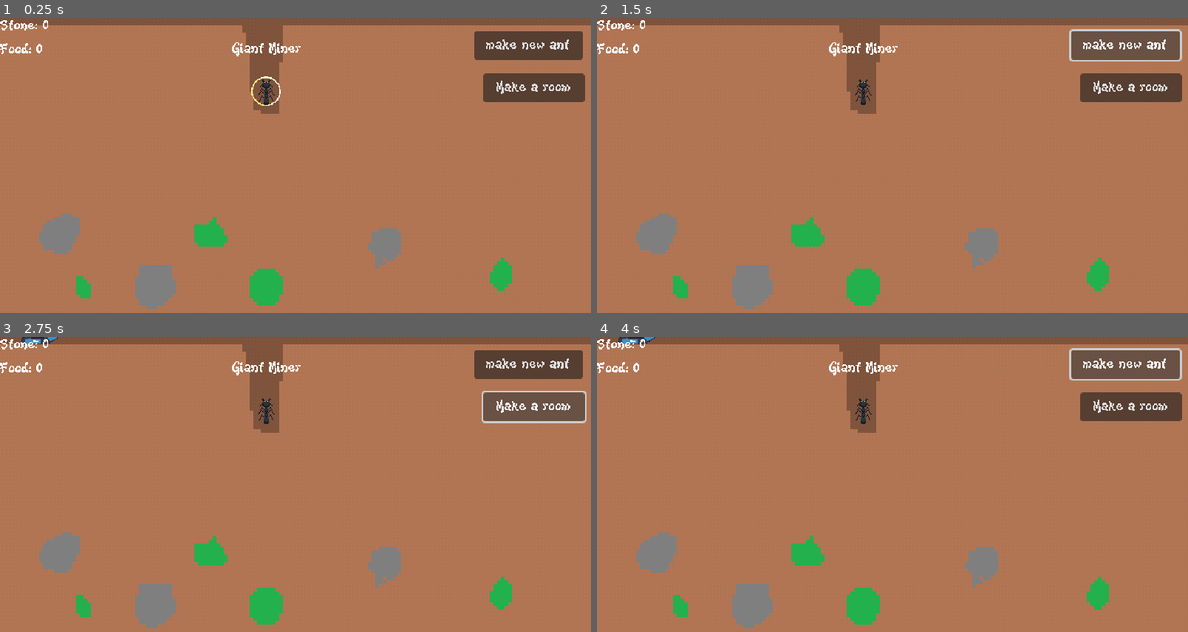
Above: before the commit, frames 1-4 (two rows, left to right).
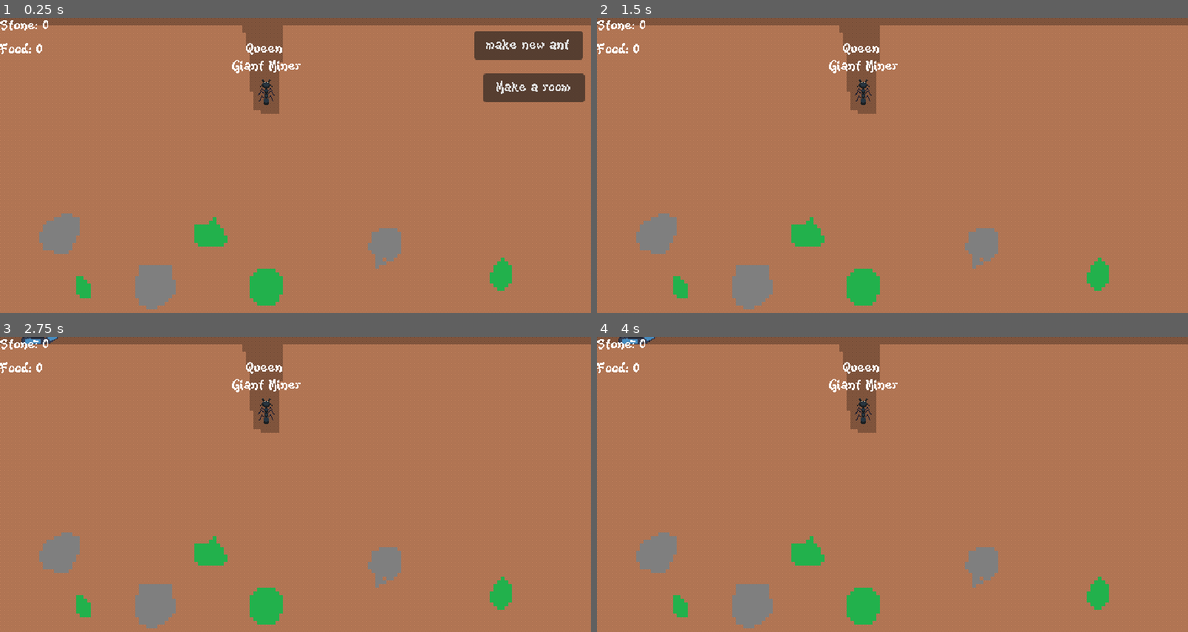
Above: after the commit, the same moments.

Repository: AlbieGray/LD57
Game: Godot game, scene res://Scenes/Game.tscn
The game is run twice, just before and just after one commit, with the same random seed, the same clock (stepped at 60 frames per second) and the same inputs. The engine's default icon, where the game draws it, is replaced by a stand-in: a white triangle on a blue panel in a dark square.
Inputs (mouse positions are in pixels of both pictures, inside the frame that each line leads up to):
- Up to frame 1 (0.25 s): no input
- Up to frame 2 (1.5 s): click "make new ant" at 0.5 s; click (1122, 44) at 1.25 s, where only the run before the commit has a clickable "make new ant"
- Up to frame 3 (2.75 s): click (531, 407) at 2 s, where only the run before the commit has a clickable "Make a room"
- Up to frame 4 (4 s): click (1128, 407) at 2.75 s, where only the run before the commit has a clickable "Make a room"; click (1122, 363) at 3.5 s, where only the run before the commit has a clickable "make new ant"

The runs differ from the first frame. In frame 1, 0.4% of the frame differs, in the area x 39-51%, y 8-30%; in frame 2, 4.1%, in the area x 39-99%, y 3-29%; in frame 3, 4.1%; in frame 4, 4.1%.

Commit message:
named queen

Diff:
--- a/Scenes/Ant.tscn
+++ b/Scenes/Ant.tscn
@@ -27,6 +27,7 @@
 script = ExtResource("1_yahas")
 
 [node name="SelectedRing" type="Sprite2D" parent="."]
+visible = false
 position = Vector2(-0.144001, 4.292)
 scale = Vector2(0.5, 0.5)
 texture = ExtResource("2_0aatc")
--- a/Scripts/ant.gd
+++ b/Scripts/ant.gd
@@ -6,6 +6,8 @@
 
 @export var speed = 200
 @onready var followPath = $DigPath/digPath/followPath
+
+var queen = false
 
 var line_scene = preload("res://Scenes/line_drawer.tscn")
 var line
@@ -54,12 +56,15 @@
 	if Input.is_action_just_pressed("leftMouse"):
 		if selected:
 			selected = false
+			get_parent().selected_ant = null
 		elif mouse_pos.distance_to(position) < 15:
 			selected = true
 			get_parent().selected_ant = self
 		else:
 			selected = false
+			get_parent().selected_ant = null
 		$SelectedRing.visible = selected
+		game.update_gui()
 
 	 # path following
 	if digging and selected and current_path_follow != null:
--- a/Scripts/game.gd
+++ b/Scripts/game.gd
@@ -50,8 +50,13 @@
 
 func update_gui():
 	$CanvasLayer/HUD.update_resource_counts(stone, food)
-	#x =
-	#$CanvasLayer/HUD.
+	var show_make_ant_button = false
+	var show_make_room_button = false
+	if selected_ant != null:
+		show_make_ant_button = selected_ant.queen
+		show_make_room_button = true
+
+	$CanvasLayer/HUD.update_button_visibility(show_make_ant_button, show_make_room_button)
 
 func draw_line():
 	var line_drawer = line_scene.instantiate()
@@ -67,6 +72,9 @@
 func _ready():
 	#$Ant.line = $LineDrawer/Line2D
 	$Ant.tilemap = $Ground/TileMapLayer
+	$Ant.queen = true
+	$Ant.display_name = "Queen \n"+ $Ant.display_name
+	$Ant/NameTag.text = $Ant.display_name
 
 	rope = Rope.instantiate()
 	start = rope.get_child(0).global_position
